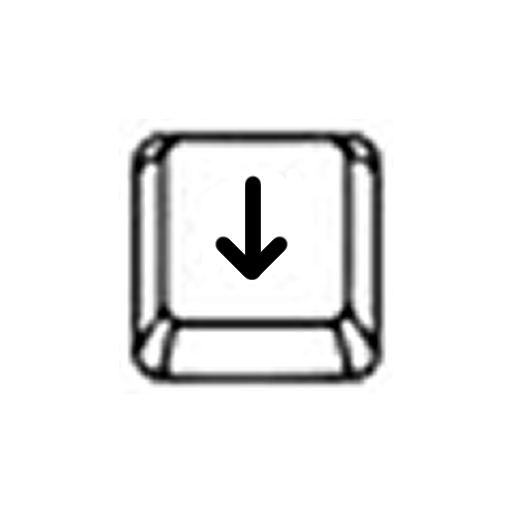
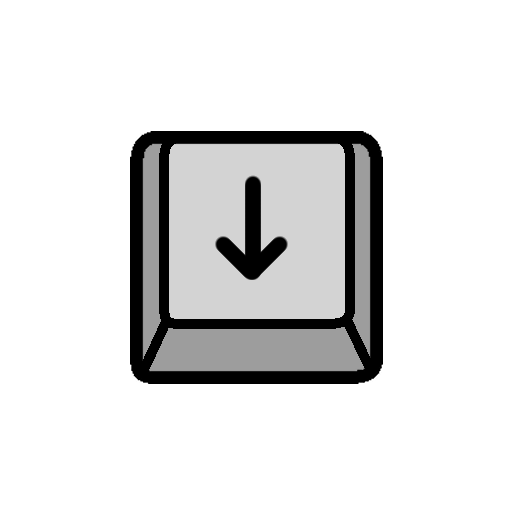
Two versions of the same layered image (512 × 512). Layer-by-layer changes:
added layer "Layer 1 Copy 4" above "Layer 3 Copy 3" over bbox(130, 131, 383, 384)
added layer "Layer 3 Copy 3" above "Layer 2 Copy 2" over bbox(136, 137, 378, 376)
hid "Layer 2 Copy 2" over bbox(119, 119, 393, 394)
